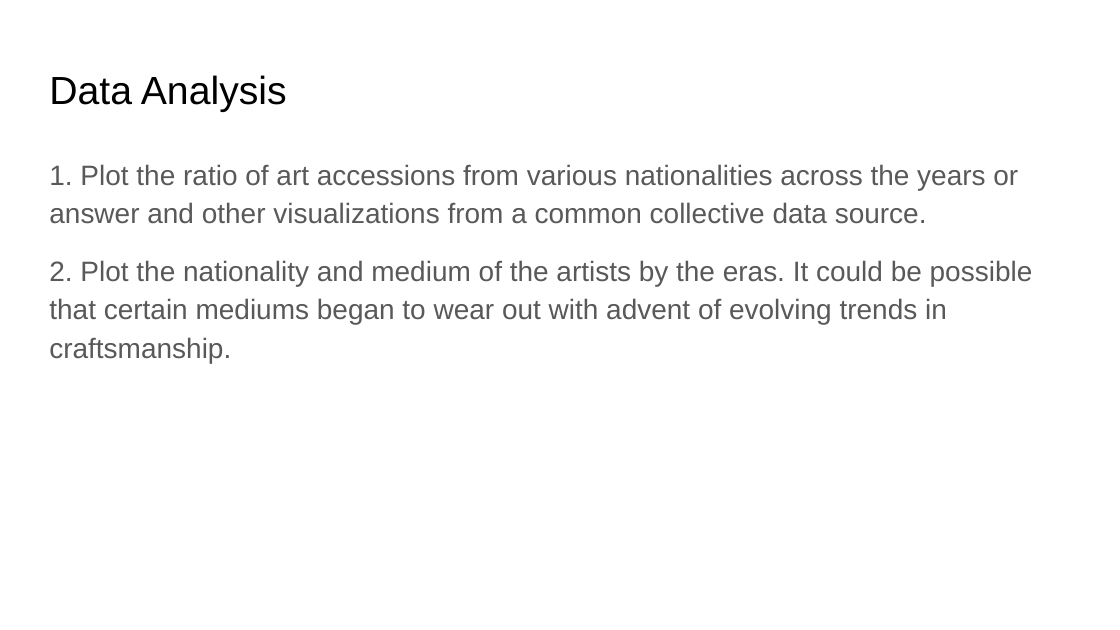
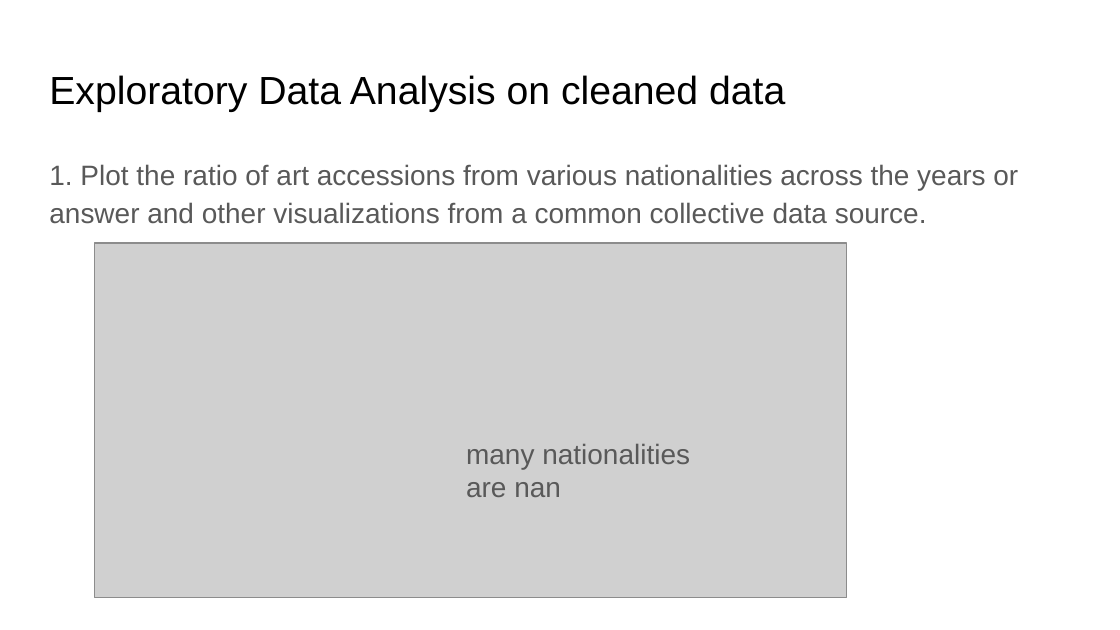
Before and after one commit to IITTeaching/cs520-f23-group-23, a slide deck: slide 16 of main-520-project/CS 520 Data Curation.pptx (slide 7 before the commit). Drawn at 1120x630 pixels with LibreOffice and Linux fonts; fonts in the diff are those of the drawing; grey boxes stand for pictures. Boxes give left, top, right and bottom in pixels: in the first picture for what was removed or moved away, otherwise in the second. Text is boxed around its words. In the diff, an @@ line names an element or a change of style, - is before the commit and + after.

```diff
--- a/main-520-project/CS 520 Data Curation.pptx
+++ b/main-520-project/CS 520 Data Curation.pptx
@@ title at box(49, 75, 785, 112): text changed @@
-Data Analysis
+Exploratory Data Analysis on cleaned data
@@ text at box(49, 260, 1033, 363): paragraph removed @@
-2. Plot the nationality and medium of the artists by the eras. It could be possible that certain mediums began to wear out with advent of evolving trends in craftsmanship.
@@ picture added at box(95, 243, 847, 598) @@
@@ text added at box(466, 444, 690, 497), 18 pt, text #595959 @@
+many nationalities are nan
```
Also in this commit, not shown: 3 other slides changed, 11 slides added.
